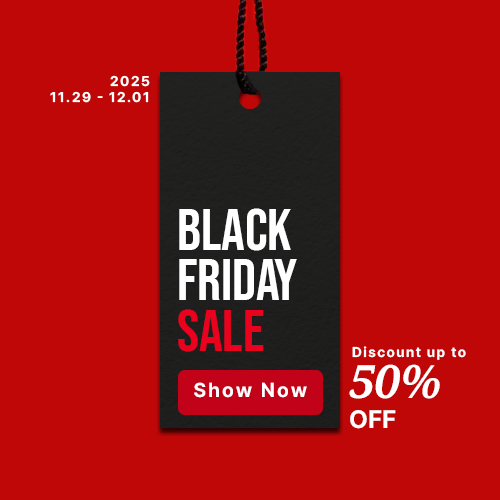
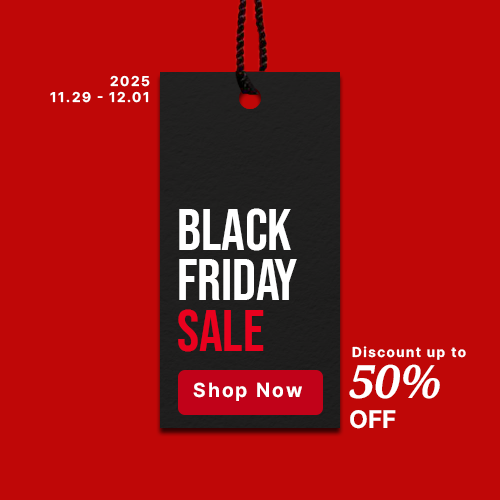
The second 500px x 500px image is a revision of the first. Changes to its layers:
renamed "Show Now" to "Shop Now", painted on it over <box>193,382,307,401</box>
